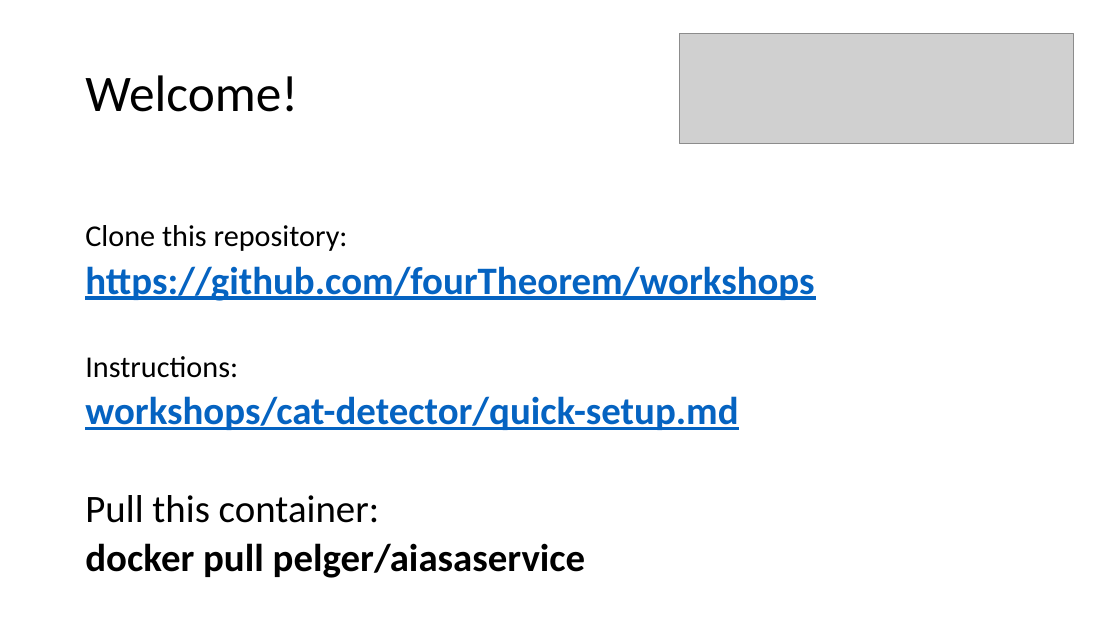
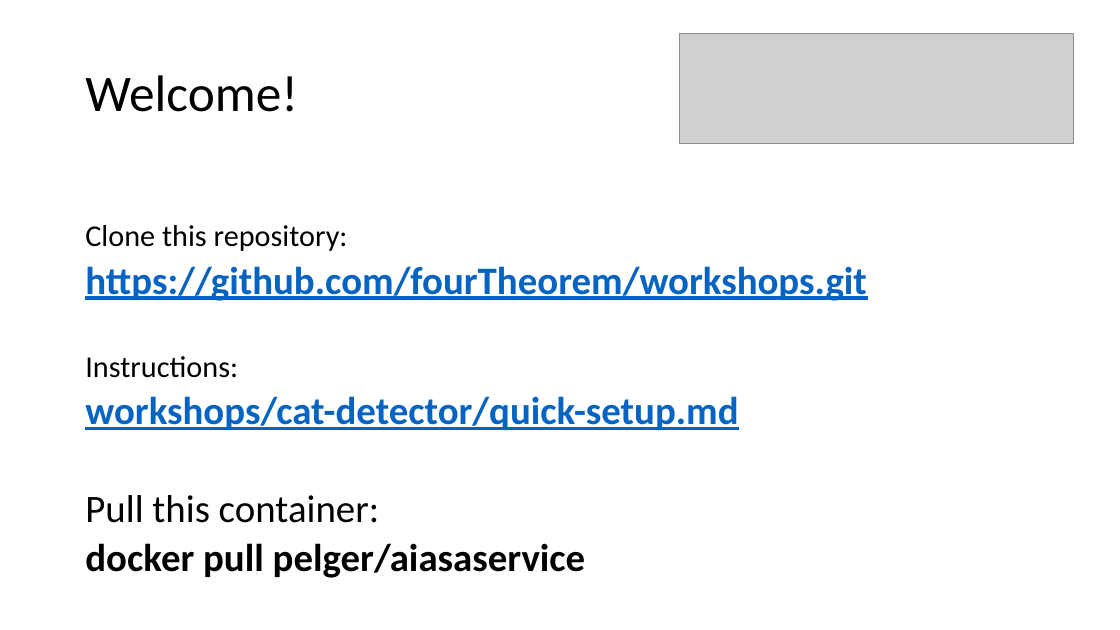
Before and after one commit to fourTheorem/workshops, a slide deck: slide 1 of cat-detector/Setup.pptx. Drawn at 1120x630 pixels with LibreOffice and Linux fonts; fonts in the diff are those of the drawing; grey boxes stand for pictures. Boxes give left, top, right and bottom in pixels: in the first picture for what was removed or moved away, otherwise in the second. Text is boxed around its words. In the diff, an @@ line names an element or a change of style, - is before the commit and + after.

```diff
--- a/cat-detector/Setup.pptx
+++ b/cat-detector/Setup.pptx
@@ text at (85, 266, 867, 301): text changed @@
-https://github.com/fourTheorem/workshops
+https://github.com/fourTheorem/workshops.git
```
Also in this commit, not shown: 2 other files.
